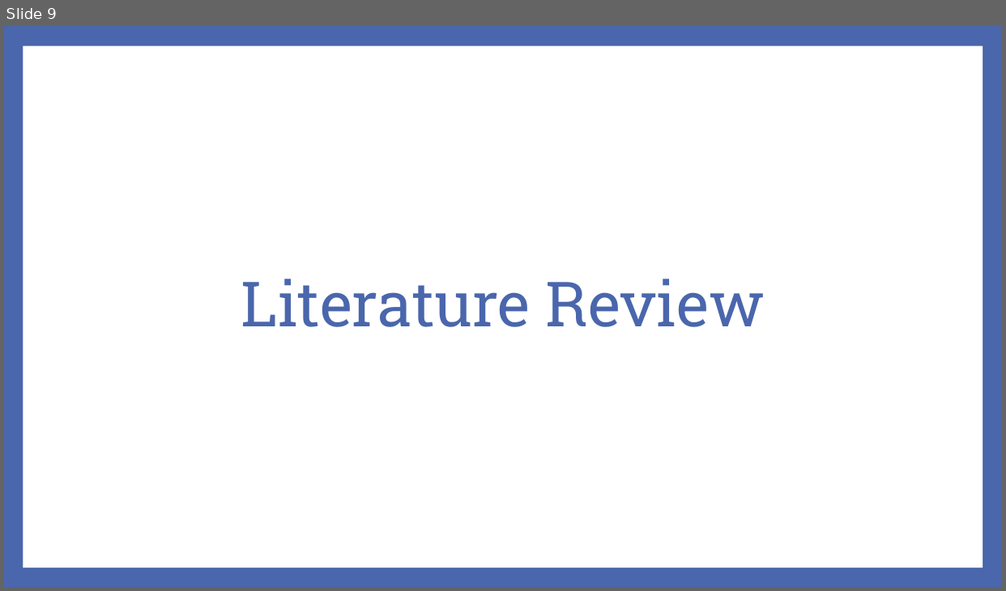
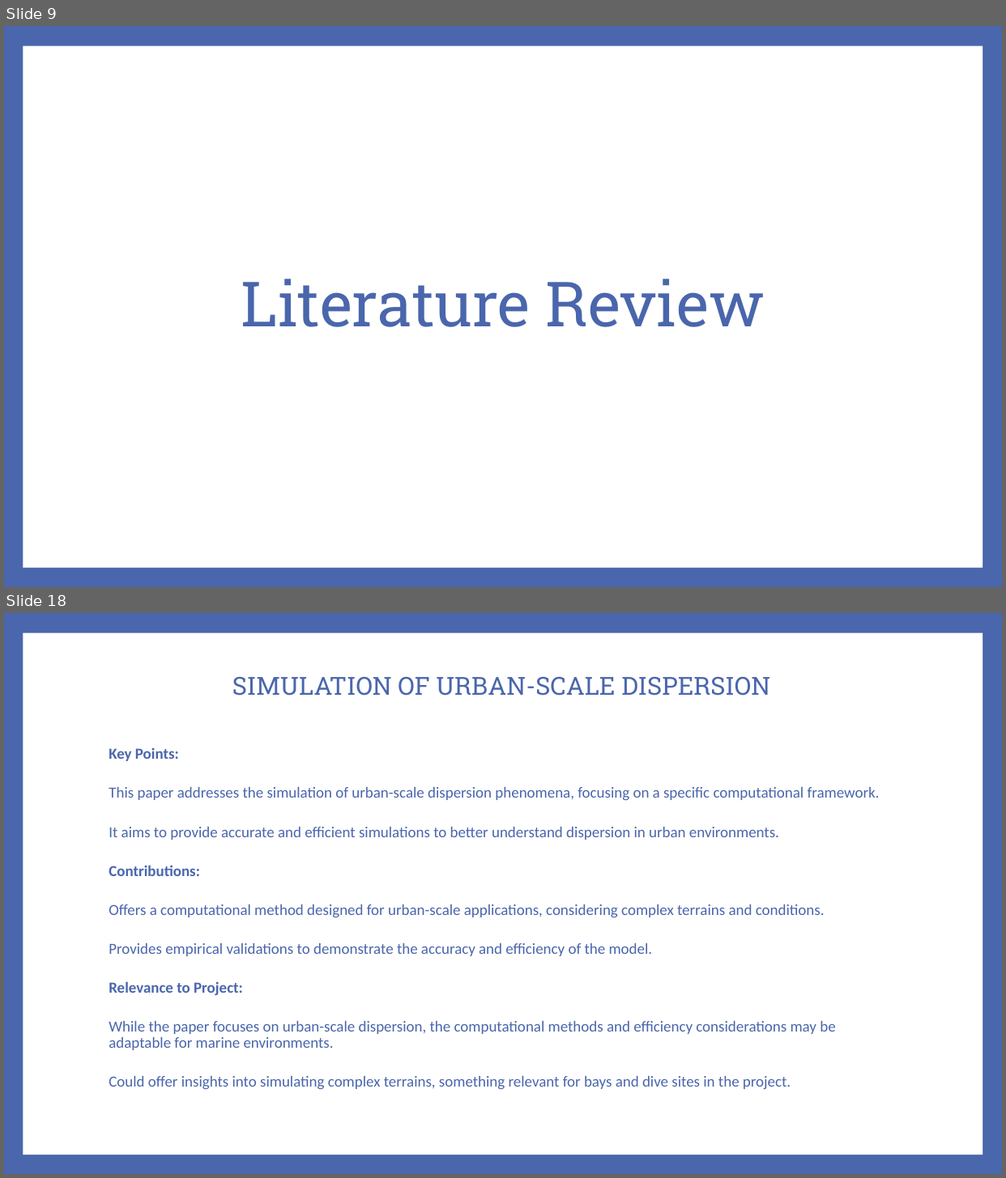
Before and after one commit to markdingli18/FYP_Mark_Dingli, a slide deck: Documents/FYP/powerpoint.pptx. Shown one above the other, each under a label of ours: slide 9 before the commit, slides 9 and 18 after it; the slides between them are not shown. The pictures are 1006x591 and 1006x1178 pixels, drawn with LibreOffice and Linux fonts; fonts in the diff are those of the drawing. Boxes give left, top, right and bottom in pixels: in the first picture for what was removed or moved away, otherwise in the second. Text is boxed around its words. In the diff, an @@ line names an element or a change of style, - is before the commit and + after.

```diff
--- a/Documents/FYP/powerpoint.pptx
+++ b/Documents/FYP/powerpoint.pptx
@@ slide 18 added at <box>4,613,1002,1174</box>, background #4A66AC; not listed: 1 template element that a slide beside it also shows @@
@@ title added at <box>232,677,770,696</box>, 24 pt, text #4A66AC @@
+SIMULATION OF URBAN-SCALE DISPERSION
@@ text added at <box>108,748,880,1090</box>, 14.8 pt, text #4A66AC @@
+Key Points:
+This paper addresses the simulation of urban-scale dispersion phenomena, focusing on a specific computational framework.
+It aims to provide accurate and efficient simulations to better understand dispersion in urban environments.
+Contributions:
+Offers a computational method designed for urban-scale applications, considering complex terrains and conditions.
+Provides empirical validations to demonstrate the accuracy and efficiency of the model.
+Relevance to Project:
+While the paper focuses on urban-scale dispersion, the computational methods and efficiency considerations may be adaptable for marine environments.
+Could offer insights into simulating complex terrains, something relevant for bays and dive sites in the project.
```
Also in this commit, not shown: 1 slide changed, 16 other slides added, 1 slide removed.
